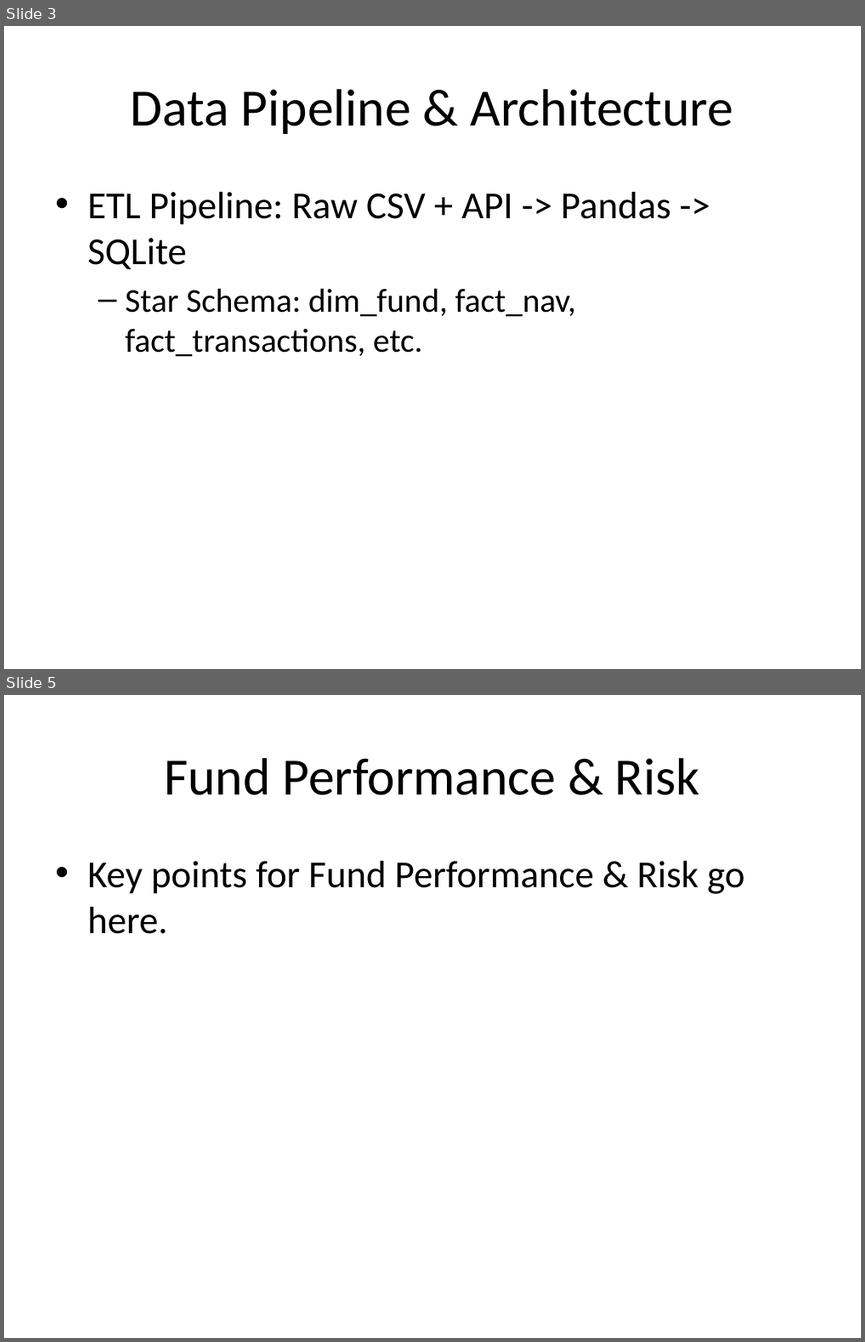
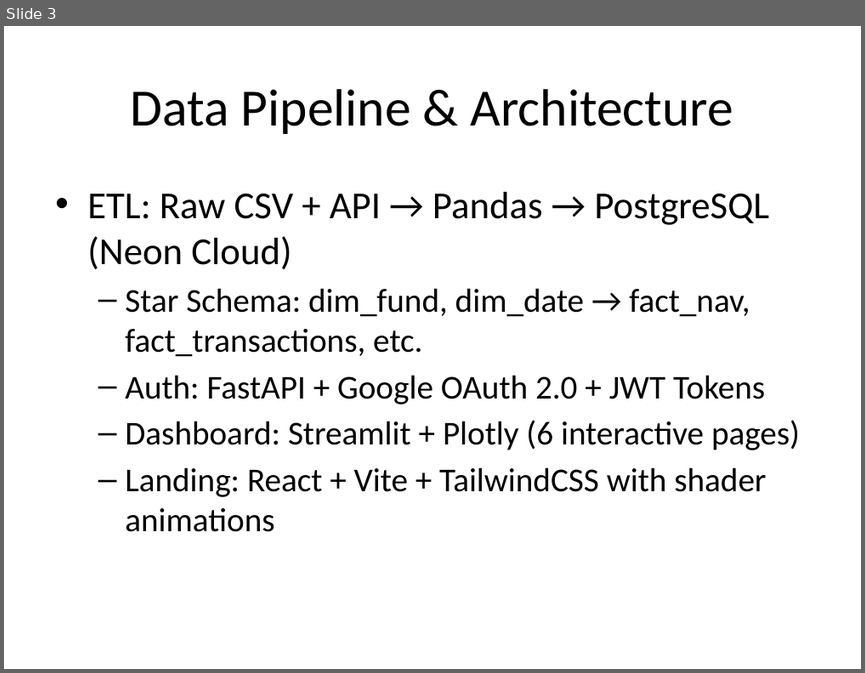
Before and after one commit to prathmeshnanda2007-sudo/MUTUAL-FUND-ANALYSIS, a slide deck: reports/Project_Presentation_Deck.pptx. Shown one above the other, each under a label of ours: slides 3 and 5 before the commit, slide 3 after it; the slides between them are not shown. The pictures are 865x1342 and 865x673 pixels, drawn with LibreOffice and Linux fonts; fonts in the diff are those of the drawing. Boxes give left, top, right and bottom in pixels: in the first picture for what was removed or moved away, otherwise in the second. Text is boxed around its words. In the diff, an @@ line names an element or a change of style, - is before the commit and + after.

Commit message:
Complete 5-phase plan: Update dashboard, landing page, reports, and secure secrets

```diff
--- a/reports/Project_Presentation_Deck.pptx
+++ b/reports/Project_Presentation_Deck.pptx
@@ slide 5 removed at box(4, 695, 861, 1338), background #FFFFFF @@
@@ title removed at box(164, 758, 700, 795) @@
-Fund Performance & Risk
@@ text removed at box(87, 861, 744, 934) @@
-• Key points for Fund Performance & Risk go here.
@@ slide 3 changed as well @@
@@ text at box(87, 192, 800, 532): text changed @@
-• ETL Pipeline: Raw CSV + API -> Pandas -> SQLite
-  – Star Schema: dim_fund, fact_nav, fact_transactions, etc.
+• ETL: Raw CSV + API → Pandas → PostgreSQL (Neon Cloud)
+  – Star Schema: dim_fund, dim_date → fact_nav, fact_transactions, etc.
+  – Auth: FastAPI + Google OAuth 2.0 + JWT Tokens
+  – Dashboard: Streamlit + Plotly (6 interactive pages)
+  – Landing: React + Vite + TailwindCSS with shader animations
```
Also in this commit, not shown: 5 other slides changed, 6 slides added, 5 other slides removed, 11 other files.
